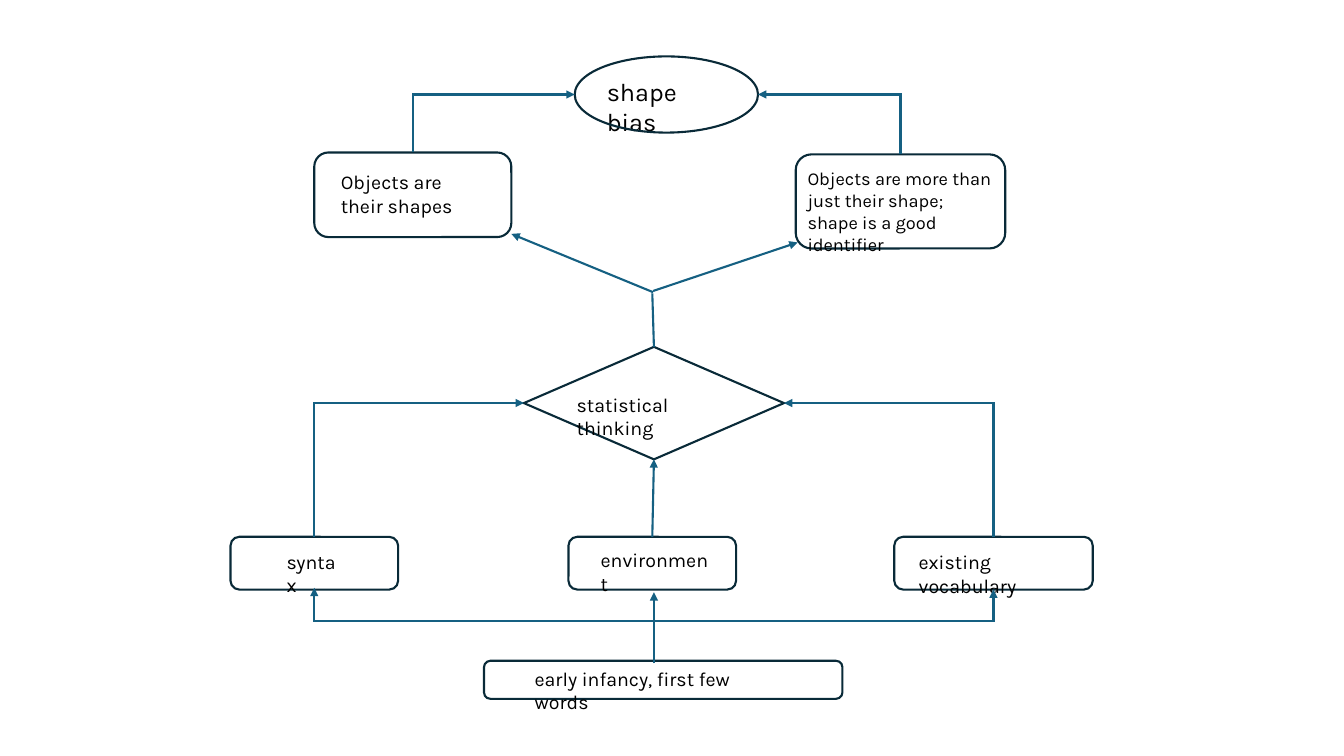
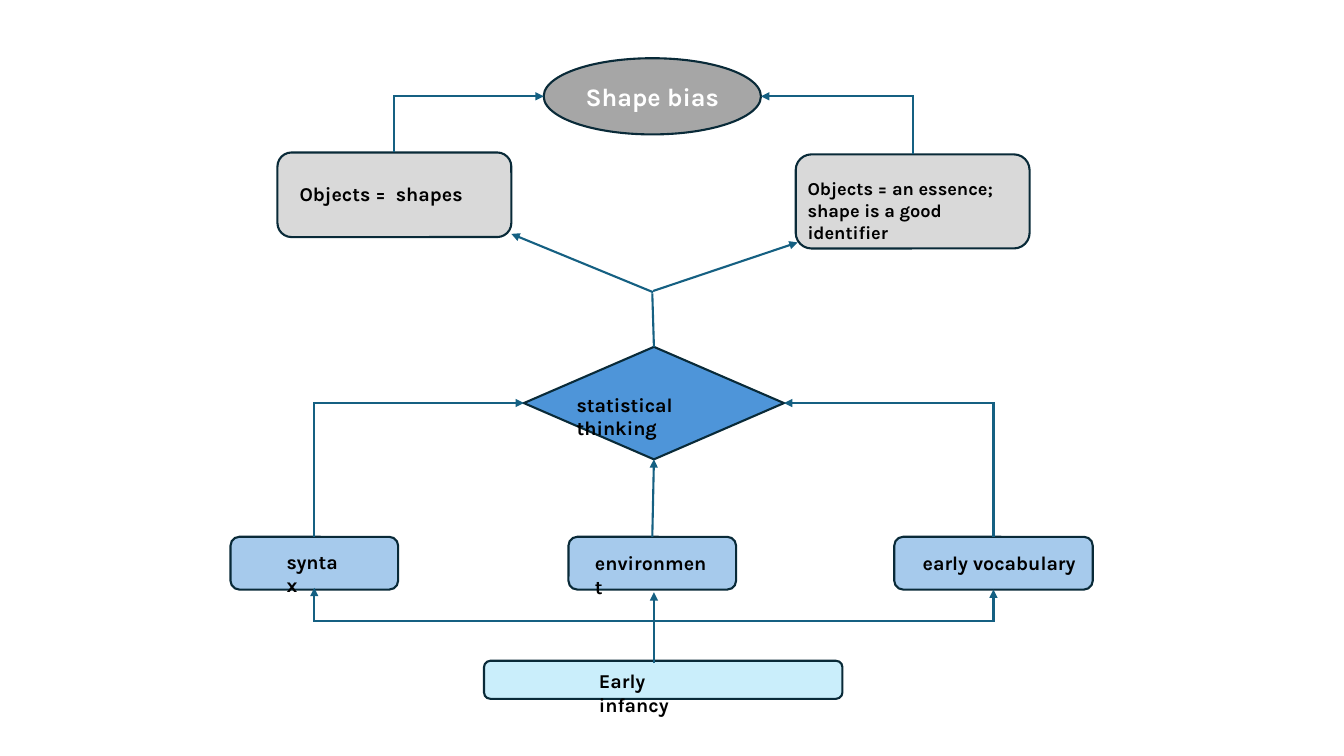
Before and after one commit to SamahAbdelrahim/material-function, a slide deck: slide 1 of Cogsci 2025/Presentation1.pptx. Drawn at 1344x756 pixels with LibreOffice and Linux fonts; fonts in the diff are those of the drawing. Boxes give left, top, right and bottom in pixels: in the first picture for what was removed or moved away, otherwise in the second. Text is boxed around its words. In the diff, an @@ line names an element or a change of style, - is before the commit and + after.

```diff
--- a/Cogsci 2025/Presentation1.pptx
+++ b/Cogsci 2025/Presentation1.pptx
@@ ellipse "Shape bias": place and size @@
-ellipse "Shape bias" at (607, 83, 677, 134)
+ellipse "Shape bias" at (543, 58, 761, 135)
@@ ellipse "Shape bias" at (543, 58, 761, 135): vertical alignment top to middle; fill none to #A6A6A6; outline none to #092A39 1.5 pt @@
@@ ellipse removed at (575, 56, 758, 133) @@
@@ text in ellipse at (586, 88, 719, 112): text changed; text colour #000000 to #FFFFFF; bold on @@
-shape bias
+Shape bias
@@ elbow arrow moved from (413, 152) - (575, 95) to (394, 152) - (543, 97) @@
@@ elbow arrow moved from (900, 154) - (758, 95) to (912, 154) - (761, 97) @@
@@ rounded rectangle at (277, 152, 511, 237): fill none to #D9D9D9 @@
@@ rounded rectangle: place and size @@
-rounded rectangle at (315, 152, 512, 237)
+rounded rectangle at (277, 152, 511, 237)
@@ rounded rectangle: place and size @@
-rounded rectangle at (796, 154, 1005, 248)
+rounded rectangle at (796, 154, 1029, 248)
@@ rounded rectangle at (796, 154, 1029, 248): fill none to #D9D9D9 @@
@@ text at (300, 187, 463, 206): text changed; bold on @@
-Objects are their shapes
+Objects = shapes
@@ text at (808, 182, 994, 240): text changed; bold on @@
-Objects are more than just their shape; shape is a good identifier
+Objects = an essence; shape is a good identifier
@@ diamond at (524, 347, 784, 460): fill none to #4E95D9 @@
@@ fill none to #A6CAEC in 3 elements at (894, 537, 1093, 590), (569, 537, 736, 590), (231, 537, 398, 590) @@
@@ bold on in 3 elements at (276, 544, 356, 579), (577, 398, 673, 442), (585, 546, 720, 581) @@
@@ text at (923, 556, 1076, 575): text changed; bold on @@
-existing vocabulary
+early vocabulary
@@ rounded rectangle at (484, 661, 843, 700): fill none to #CAEEFB @@
@@ text at (599, 674, 669, 718): text changed; bold on @@
-early infancy, first few words
+Early infancy
```
Also in this commit, not shown: 12 other files.
